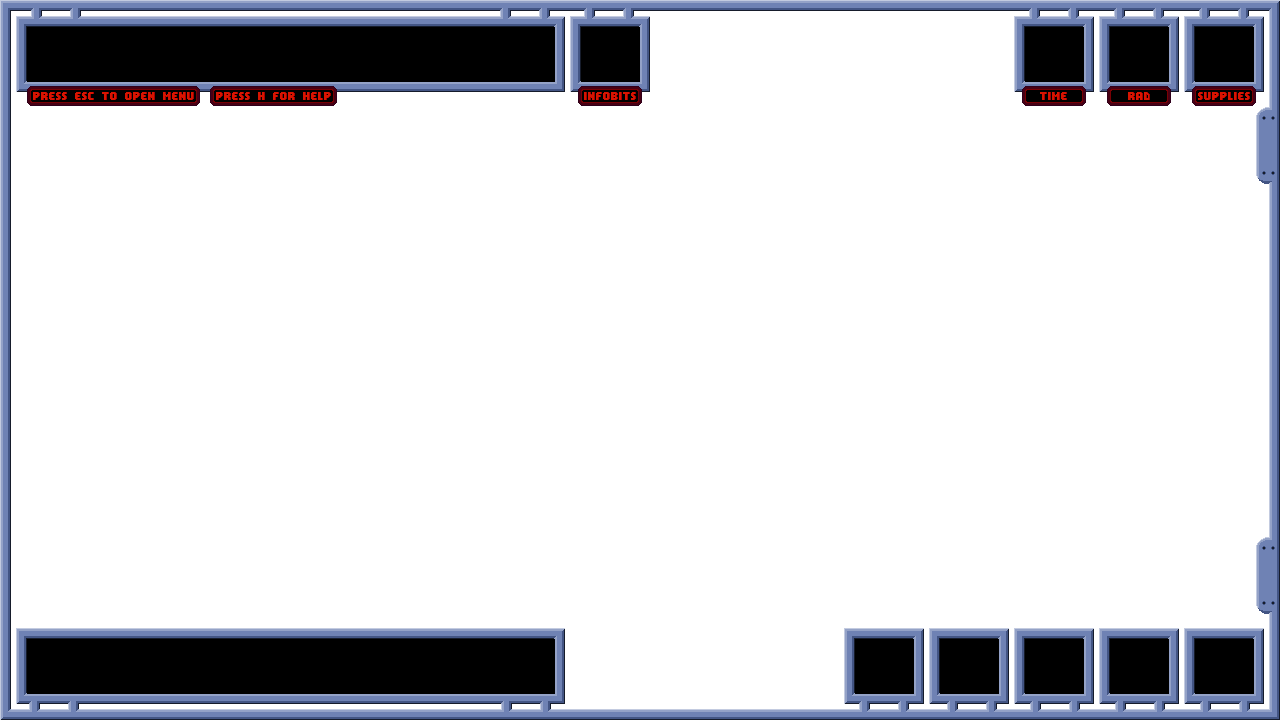
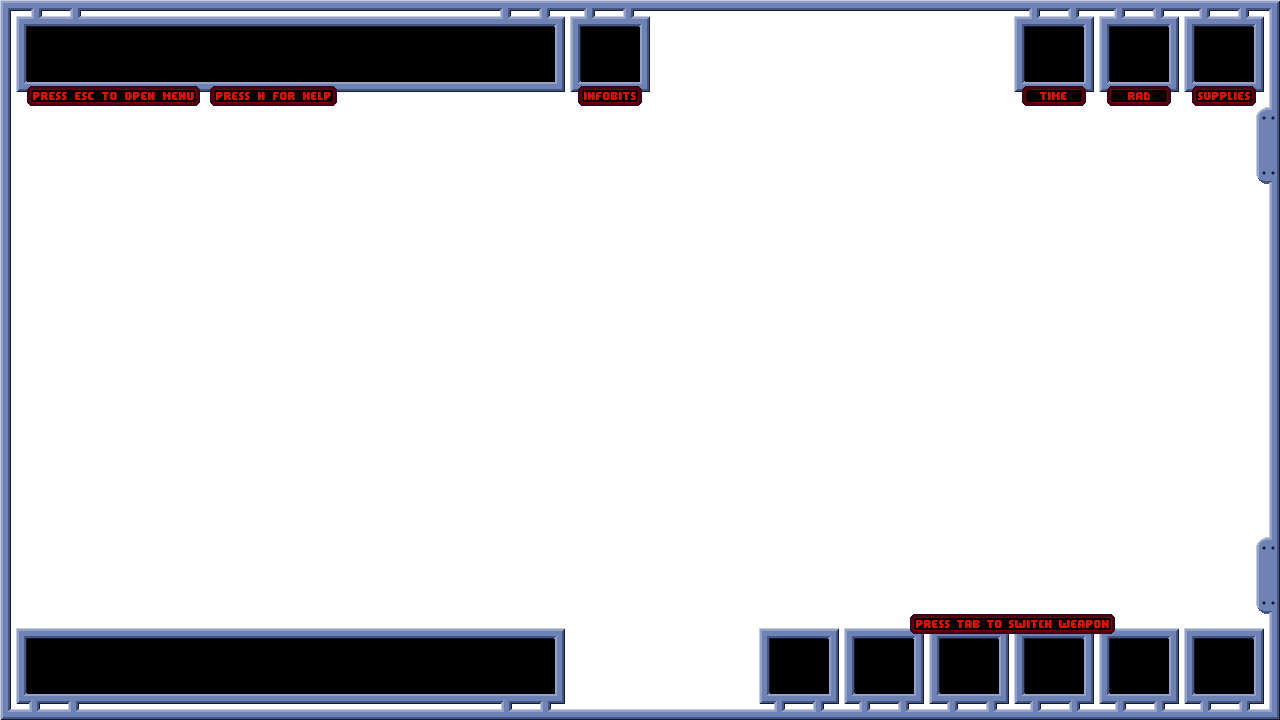
Layer changes from the first 1280×720 image to the second:
painted on "labels" over [910, 614, 1115, 634]
painted on "handles" over [769, 698, 829, 712]
painted on "interface" over [759, 628, 839, 704]
